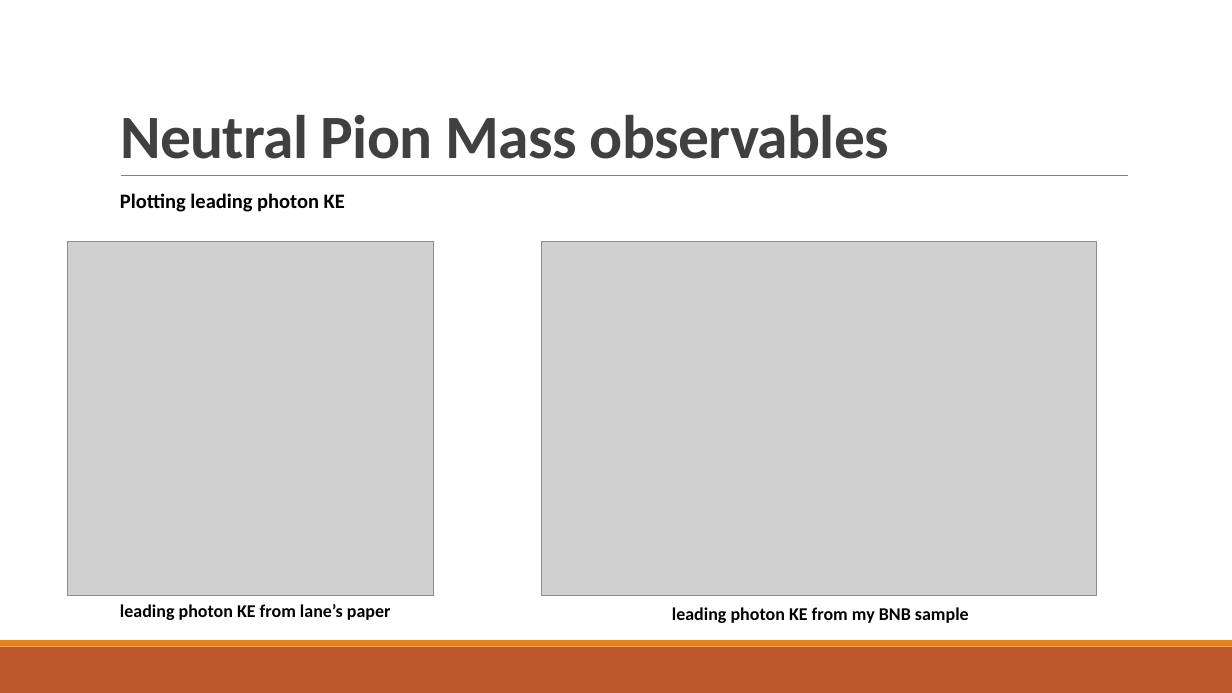
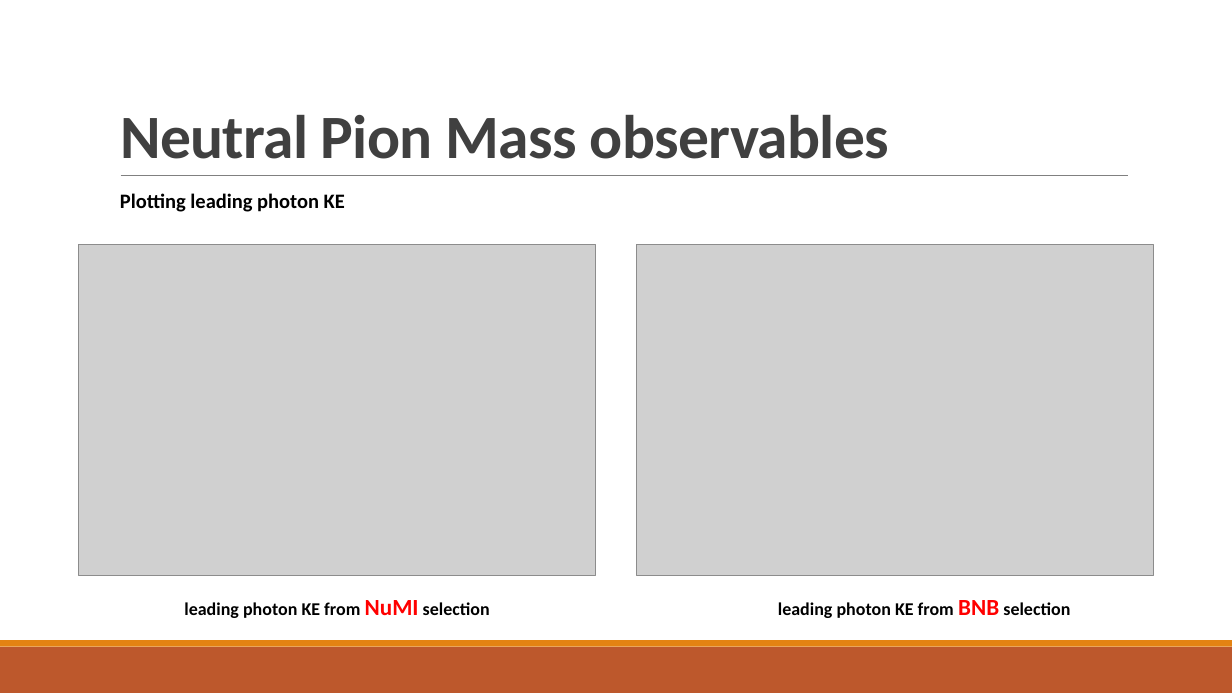
Before and after one commit to jordongalaxy-max/FYP_PYTHON_REAL, a slide deck: slide 26 of Update_Slides/FYP_Weekly_Update_Slides_12March.pptx. Drawn at 1232x693 pixels with LibreOffice and Linux fonts; fonts in the diff are those of the drawing; grey boxes stand for pictures. Boxes give left, top, right and bottom in pixels: in the first picture for what was removed or moved away, otherwise in the second. Text is boxed around its words. In the diff, an @@ line names an element or a change of style, - is before the commit and + after.

```diff
--- a/Update_Slides/FYP_Weekly_Update_Slides_12March.pptx
+++ b/Update_Slides/FYP_Weekly_Update_Slides_12March.pptx
@@ picture: place and size @@
-picture at box(67, 242, 433, 596)
+picture at box(79, 245, 596, 576)
@@ picture: place and size @@
-picture at box(542, 242, 1097, 596)
+picture at box(637, 245, 1154, 576)
@@ text at box(184, 600, 490, 618): text changed @@
-leading photon KE from lane’s paper
+leading photon KE from NuMI selection
@@ text at box(778, 600, 1070, 618): text changed @@
-leading photon KE from my BNB sample
+leading photon KE from BNB selection
```
Also in this commit, not shown: 24 other slides changed, 9 other files.
